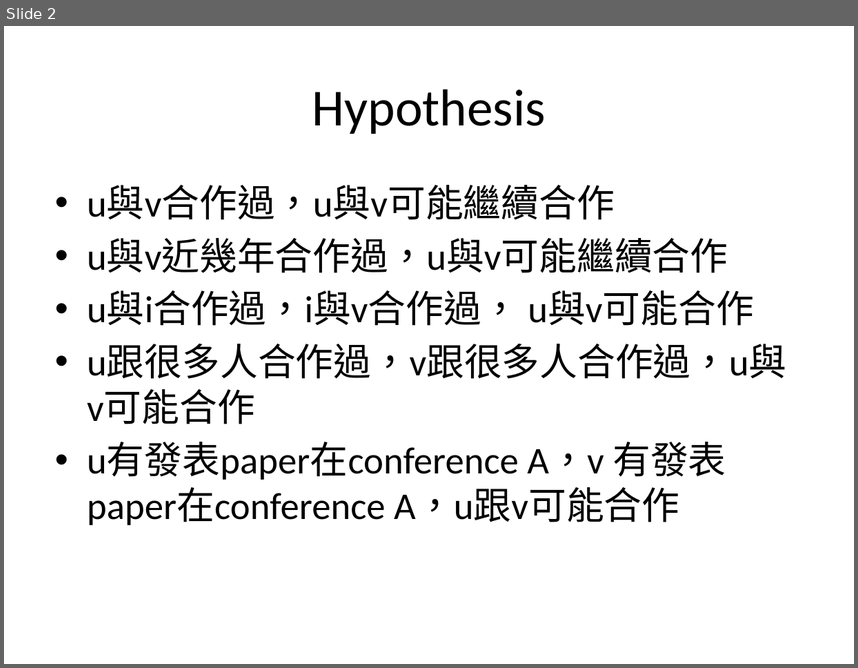
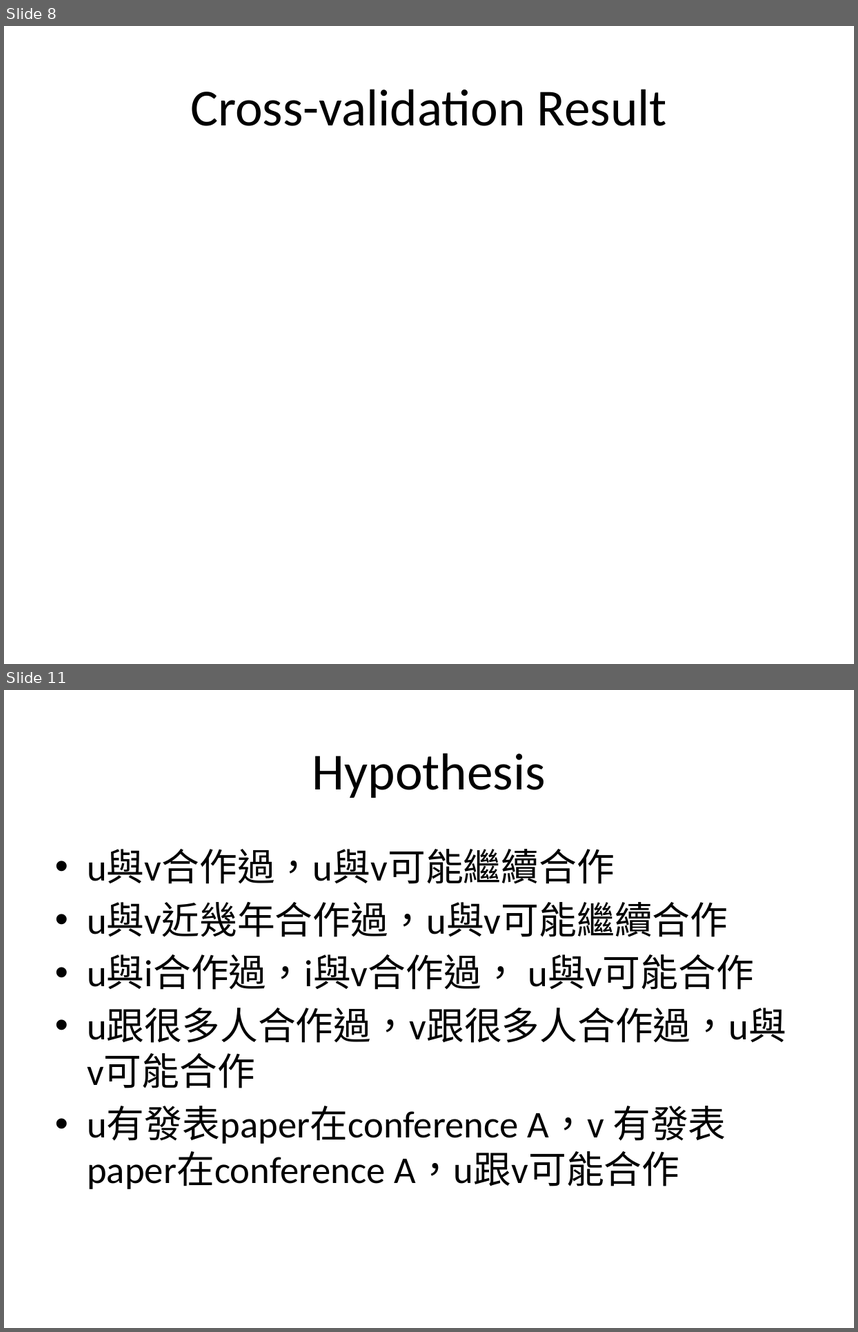
Before and after one commit to yftung7/2014_DM_Project, a slide deck: Project/Readme_v2.pptx. Shown one above the other, each under a label of ours: slide 2 before the commit, slides 8 and 11 after it; the slides between them are not shown. The pictures are 858x668 and 858x1332 pixels, drawn with LibreOffice and Linux fonts; fonts in the diff are those of the drawing. Boxes give left, top, right and bottom in pixels: in the first picture for what was removed or moved away, otherwise in the second. Text is boxed around its words. In the diff, an @@ line names an element or a change of style, - is before the commit and + after.

```diff
--- a/Project/Readme_v2.pptx
+++ b/Project/Readme_v2.pptx
@@ slide 8 added at (4,26,854,664), background #FFFFFF @@
@@ title added at (190,89,667,126), 44 pt, text #000000 @@
+Cross-validation Result
@@ what was slide 2 is now slide 11 @@
```
Also in this commit, not shown: 9 other slides added, 1 slide removed.
